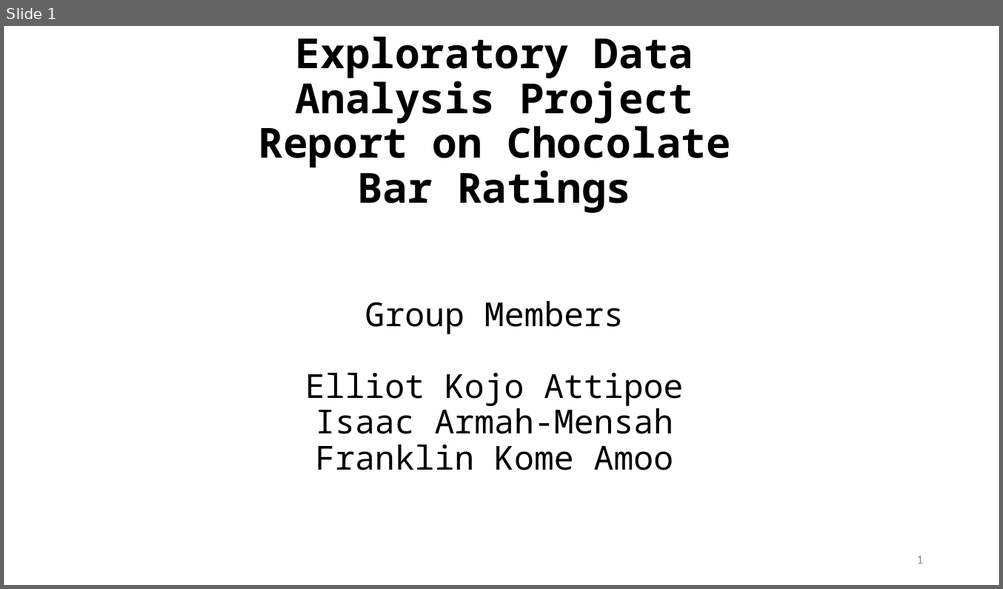
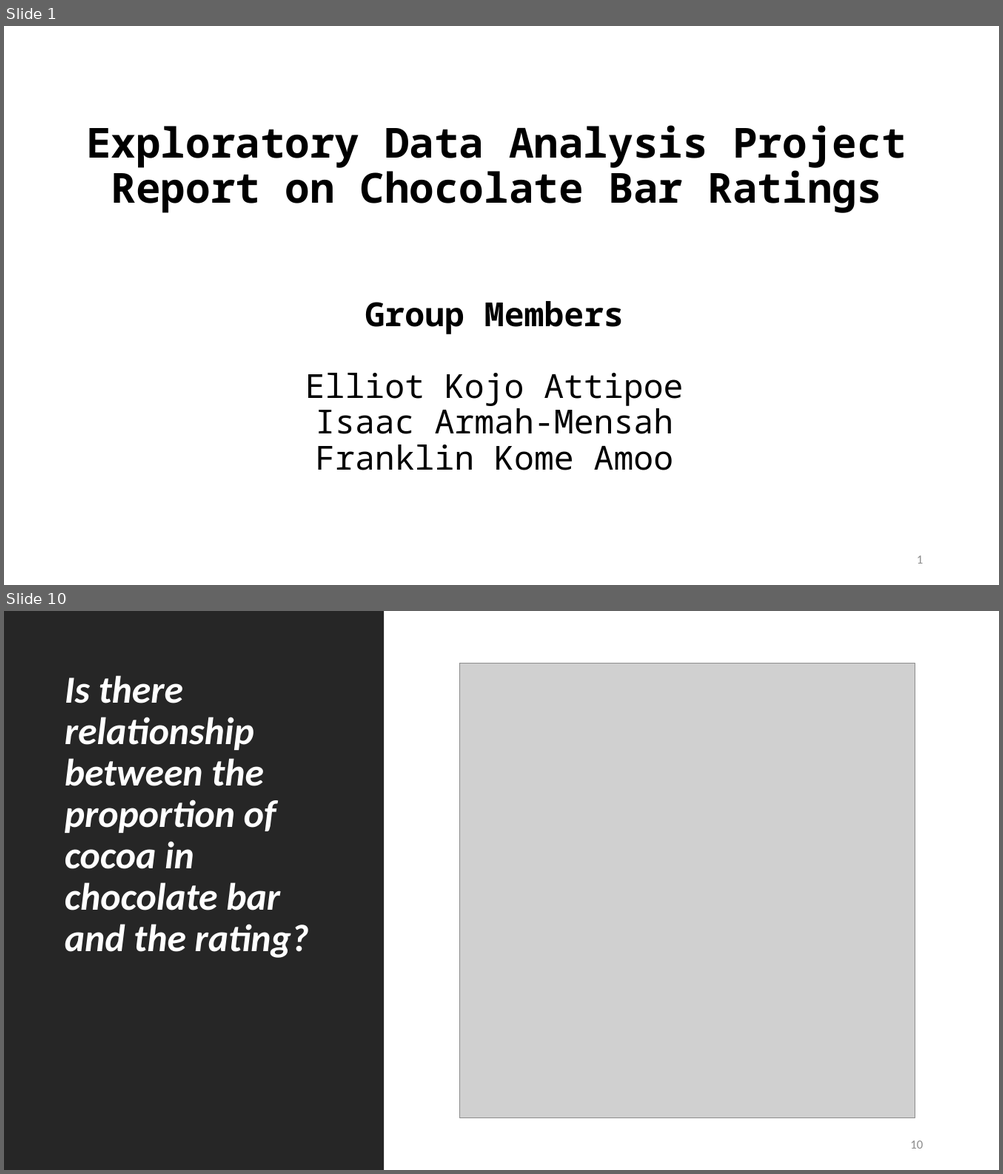
Before and after one commit to iamensah/Exploratory-Data-Analysis, a slide deck: EDA on Flavour of Cacao.pptx. Shown one above the other, each under a label of ours: slide 1 before the commit, slides 1 and 10 after it; the slides between them are not shown. The pictures are 1003x589 and 1003x1174 pixels, drawn with LibreOffice and Linux fonts; fonts in the diff are those of the drawing; grey boxes stand for pictures. Boxes give left, top, right and bottom in pixels: in the first picture for what was removed or moved away, otherwise in the second. Text is boxed around its words. In the diff, an @@ line names an element or a change of style, - is before the commit and + after.

```diff
--- a/EDA on Flavour of Cacao.pptx
+++ b/EDA on Flavour of Cacao.pptx
@@ slide 10 added at bbox=[4, 611, 999, 1170], background #FFFFFF @@
@@ rectangle added at bbox=[4, 611, 384, 1170], fill #262626 @@
@@ title added at bbox=[65, 675, 309, 958], 37 pt, text #FFFFFF, bold, italic @@
+Is there relationship between the proportion of cocoa in chocolate bar and the rating?
@@ picture added at bbox=[460, 664, 915, 1119] @@
@@ page number added at bbox=[910, 1141, 922, 1149], 12 pt, text #8C8C8C @@
+10
@@ slide 1 changed as well @@
@@ title "Exploratory Data Analysis Project Report ..." rewrapped from bbox=[259, 36, 731, 213] to bbox=[86, 125, 906, 213] @@
@@ subtitle at bbox=[365, 301, 623, 335]: bold on in "Group Members" @@
```
Also in this commit, not shown: 6 other slides changed, 8 other slides added, 1 slide removed, 4 other files.
